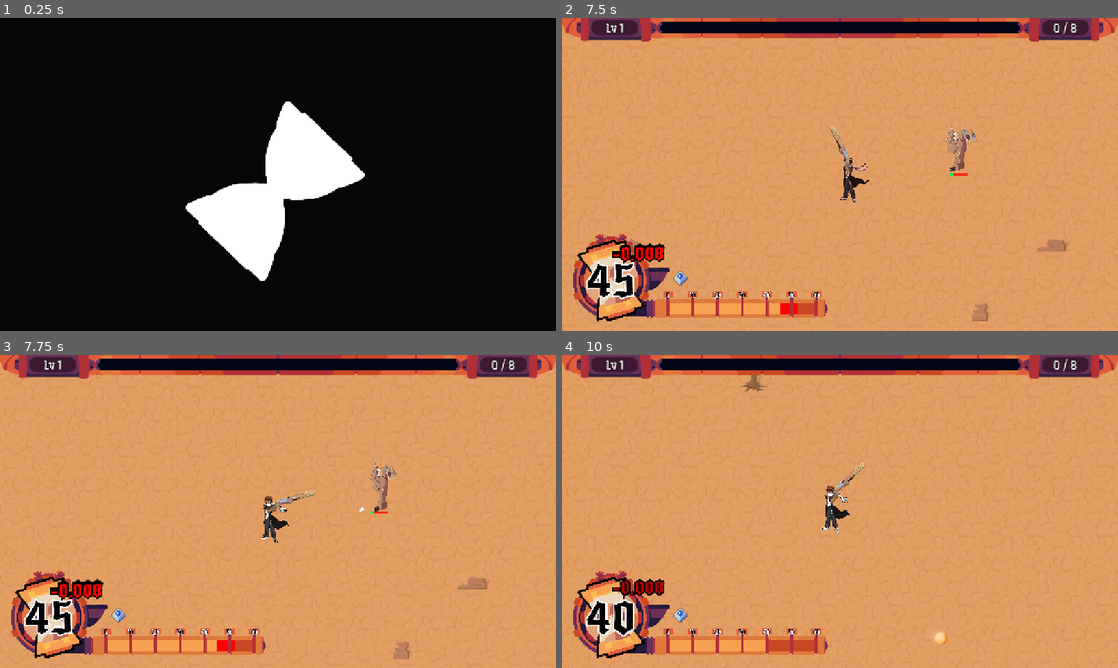
Above: before the commit, frames 1-4 (two rows, left to right).
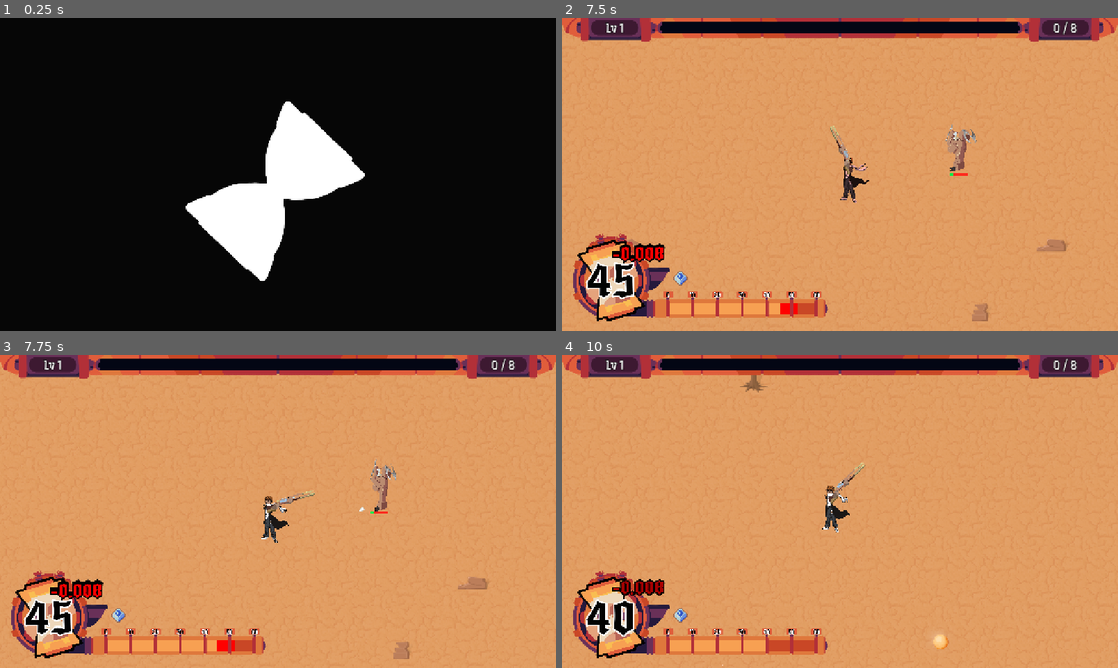
Above: after the commit, the same moments.

Repository: chiefpat450119/GMTK-2026
Game: Godot game, scene res://scenes/main.tscn
Two runs of this game, one before a commit and one after it. Both use one fixed random seed, a clock stepped at 60 frames per second and the inputs below.
Inputs (mouse positions are in pixels of both pictures, inside the frame that each line leads up to):
- Up to frame 1 (0.25 s): no input
- Up to frame 2 (7.5 s): tap Enter at 0.5 s; move the mouse to (962, 158) at 0.52 s; hold D (Right) 0.53-1.25 s; tap Shift (Dash) at 0.6, 5.1 s; click (962, 158) at 0.67 s; drag from (728, 190) to (812, 237) at 1.27 s; click "Play" at 2 s; move the mouse to (895, 105) at 2.77 s; hold D (Right) 2.78-3.5 s; tap U at 2.85, 6.6 s; click "Rail Gun" at 3.5 s; drag from (812, 237) to (667, 315) at 4.27 s; move the mouse to (1006, 221) at 5.02 s; hold A (Left) 5.03-5.75 s; drag from (673, 127) to (890, 249) at 5.77 s; move the mouse to (867, 174) at 6.52 s; hold S (Down) 6.53-7.25 s; click (867, 174) at 6.67 s; drag from (756, 96) to (945, 136) at 7.27 s
- Up to frame 3 (7.75 s): no input
- Up to frame 4 (10 s): move the mouse to (962, 495) at 8.02 s; hold W (Up) 8.03-8.75 s; tap Shift (Dash) at 8.1 s; drag from (728, 527) to (812, 574) at 8.77 s; move the mouse to (895, 442) at 9.52 s; hold S (Down) from 9.53 s (still down); tap U at 9.6 s

Frames 1-3 are identical in both runs. In frame 4, less than 0.1% of the frame differs, in the area x 66-70%, y 88-94%.

Commit message:
sand oscilates scale and offset

Diff:
--- /dev/null
+++ b/scenes/entities/Shadow.tscn
@@ -0,0 +1,9 @@
+[gd_scene format=3 uid="uid://bf58y4bx7rhq5"]
+
+[ext_resource type="Texture2D" uid="uid://bq2fy0soggyq0" path="res://assets/circle.png" id="1_v0ib6"]
+
+[node name="Shadow" type="Sprite2D" unique_id=852542226]
+modulate = Color(0, 0, 0, 0.4509804)
+z_index = -2
+scale = Vector2(0.61, 0.18)
+texture = ExtResource("1_v0ib6")
--- a/scenes/entities/collectables/collectable_sand.gd
+++ b/scenes/entities/collectables/collectable_sand.gd
@@ -7,6 +7,8 @@
 
 @export var sprite : Sprite2D
 
+var time_elapsed
+
 func setup(amt: float):
 	pickup_amt = amt
 	#sprite.scale = Vector2(amt, amt)
@@ -15,12 +17,19 @@
 		if not _collected:
 			queue_free()
 
+	time_elapsed = 0
+
 #func _ready() -> void:
 	#if despawn_time > 0:
 		#await get_tree().create_timer(despawn_time).timeout
 		#if not _collected:
 			#queue_free()
 
+
+func _process(delta: float) -> void:
+	time_elapsed += delta
+	sprite.scale = Vector2.ONE * (1 + (0.2 * sin(time_elapsed)))
+	sprite.offset.y = sin(time_elapsed) * 10
 
 func _on_collected(player: Player) -> void:
 	# A cleared wave drops a lot of these at once and the player walks through
--- a/scenes/entities/enemies/boss/clock_attack/clock_attack_controller.tscn
+++ b/scenes/entities/enemies/boss/clock_attack/clock_attack_controller.tscn
@@ -20,7 +20,7 @@
 [node name="ClockAttackController" type="Node2D" unique_id=1284821148 node_paths=PackedStringArray("clock_numbers", "clock_hand", "clock_edge")]
 z_index = 1
 script = ExtResource("1_3tmyi")
-clock_radius = 500.0
+clock_radius = 600.0
 clock_numbers = [NodePath("Numbers/ClockNumber"), NodePath("Numbers/ClockNumber2"), NodePath("Numbers/ClockNumber3"), N …(307 unchanged characters)…
 clock_hand = NodePath("HourHand")
 clock_edge = NodePath("Clock Edge")
